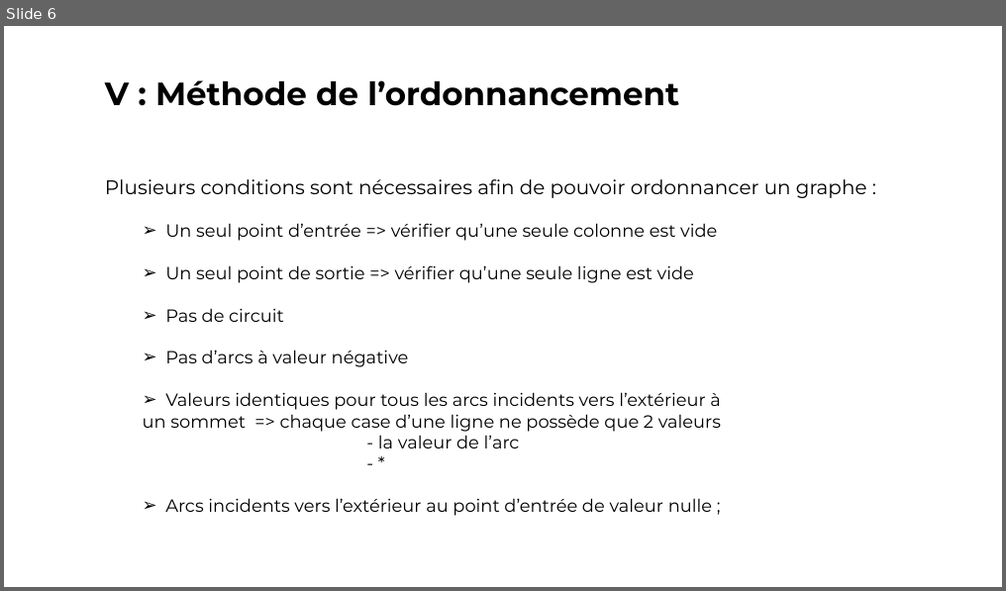
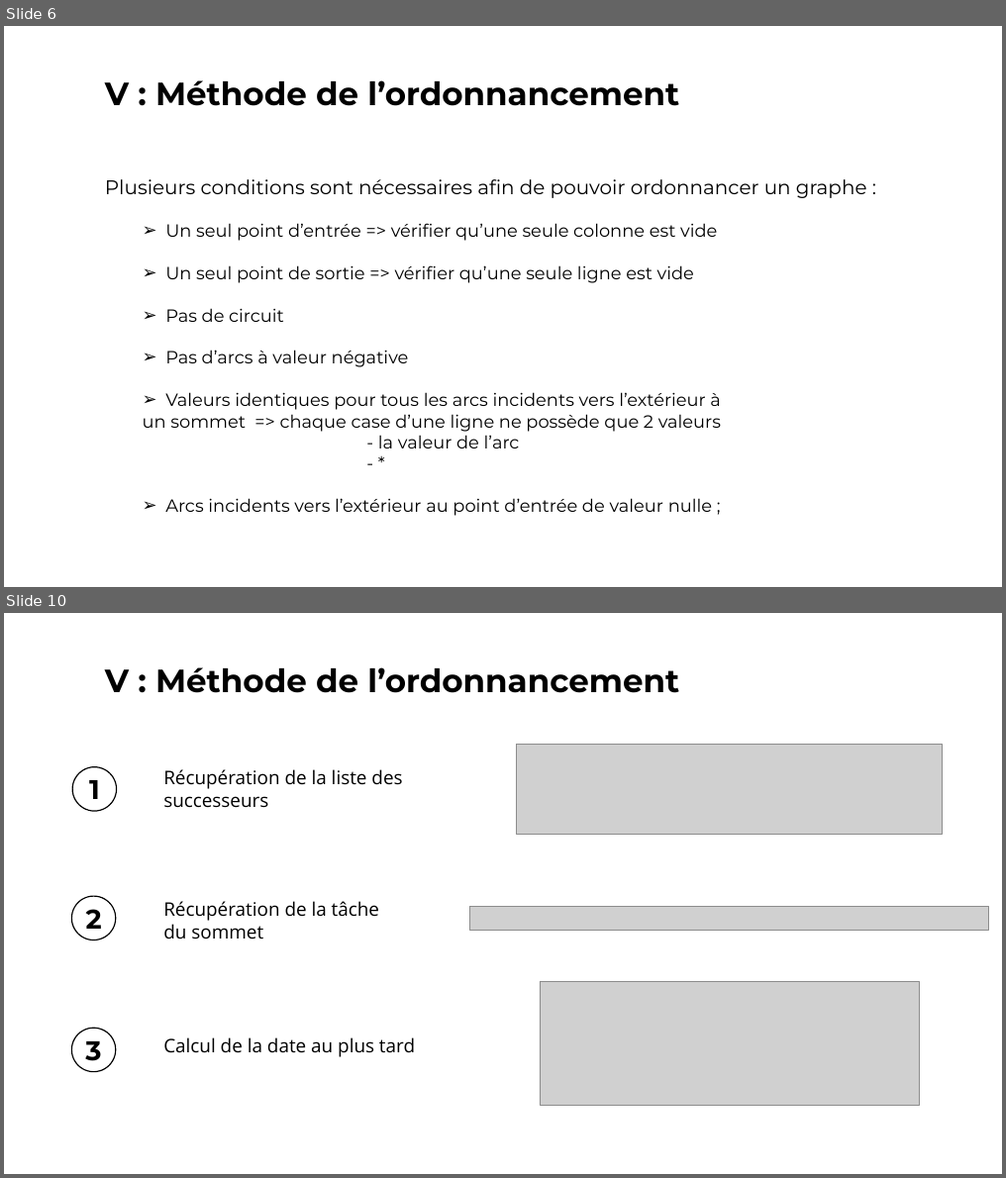
Before and after one commit to vincentdbs/ProjetTheorieDesGraphes, a slide deck: Soutenance.pptx. Shown one above the other, each under a label of ours: slide 6 before the commit, slides 6 and 10 after it; the slides between them are not shown. The pictures are 1006x591 and 1006x1178 pixels, drawn with LibreOffice and Linux fonts; fonts in the diff are those of the drawing; grey boxes stand for pictures. Boxes give left, top, right and bottom in pixels: in the first picture for what was removed or moved away, otherwise in the second. Text is boxed around its words. In the diff, an @@ line names an element or a change of style, - is before the commit and + after.

```diff
--- a/Soutenance.pptx
+++ b/Soutenance.pptx
@@ slide 10 added at [4, 613, 1002, 1174], background #FFFFFF @@
@@ text added at [105, 667, 679, 693], 62 pt, text #000000, bold @@
+V : Méthode de l’ordonnancement
@@ picture added at [516, 745, 943, 834] @@
@@ ellipse added at [72, 767, 116, 811], outline #000000 2.25 pt @@
@@ text added at [89, 780, 100, 799], 52 pt, text #000000, bold @@
+1
@@ text added at [163, 769, 402, 808], 36 pt, text #000000 @@
+Récupération de la liste des successeurs
@@ ellipse added at [71, 896, 116, 941], outline #000000 2.25 pt @@
@@ text added at [86, 909, 102, 929], 52 pt, text #000000, bold @@
+2
@@ text added at [163, 901, 379, 940], 36 pt, text #000000 @@
+Récupération de la tâche
+du sommet
@@ picture added at [470, 906, 988, 931] @@
@@ picture added at [540, 981, 919, 1105] @@
@@ ellipse added at [71, 1028, 116, 1072], outline #000000 2.25 pt @@
@@ text added at [85, 1042, 101, 1061], 52 pt, text #000000, bold @@
+3
@@ text added at [163, 1038, 415, 1058], 36 pt, text #000000 @@
+Calcul de la date au plus tard
```
Also in this commit, not shown: 2 slides changed, 1 other slide added, 1 other file.
